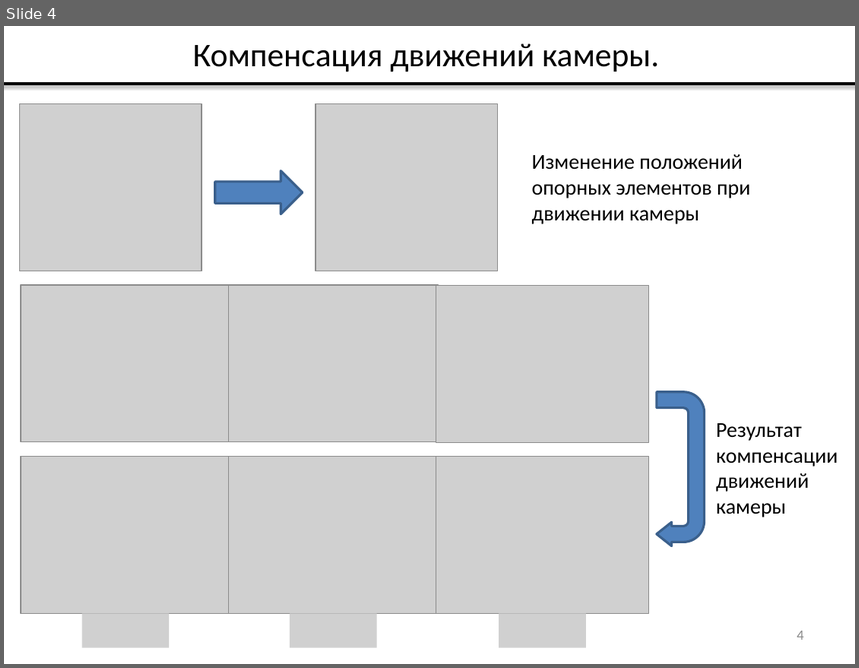
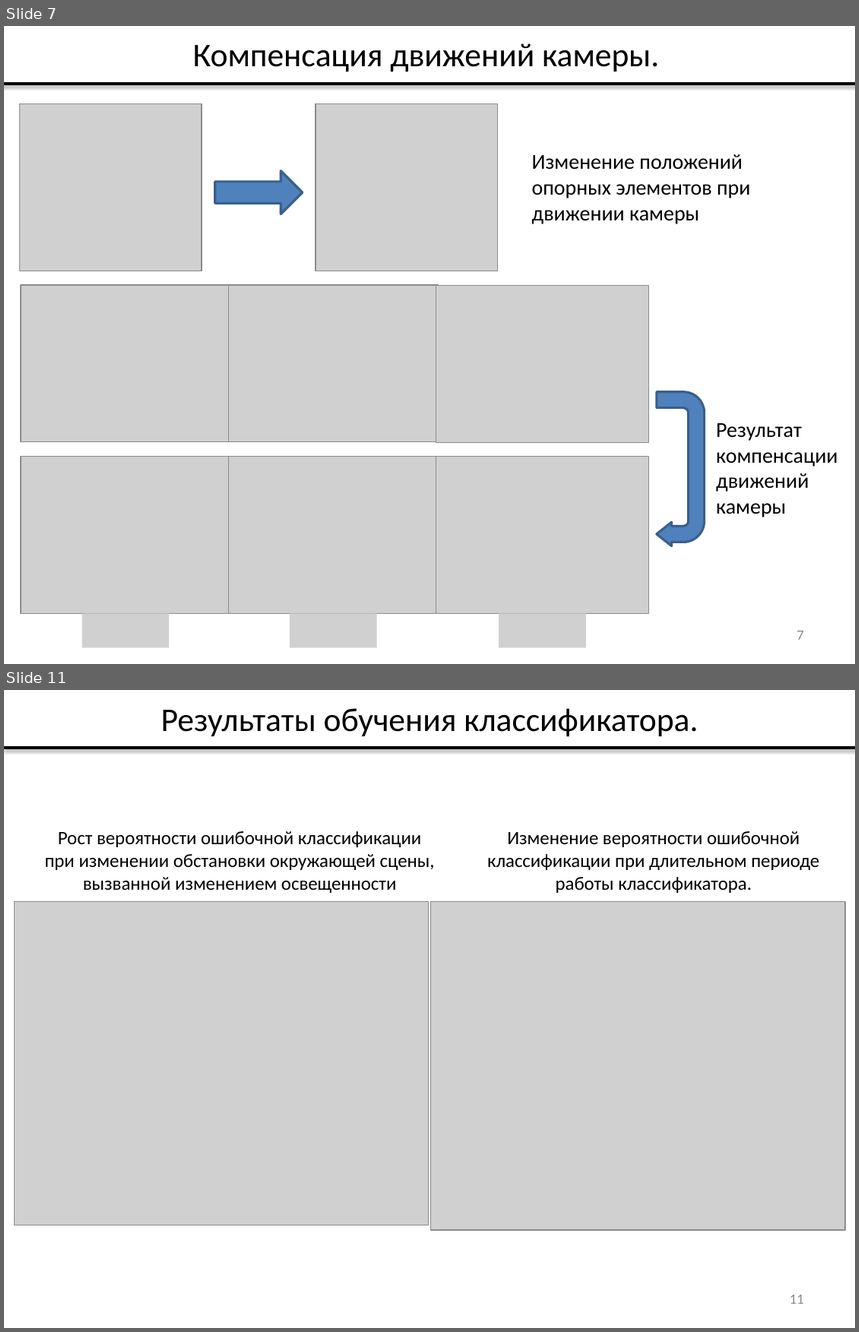
Before and after one commit to vladdimakov/cv2, a slide deck: ВКР/Презентация_Димаков_В.С._МП-40.pptx. Shown one above the other, each under a label of ours: slide 4 before the commit, slides 7 and 11 after it; the slides between them are not shown. The pictures are 859x668 and 859x1332 pixels, drawn with LibreOffice and Linux fonts; fonts in the diff are those of the drawing; grey boxes stand for pictures. Boxes give left, top, right and bottom in pixels: in the first picture for what was removed or moved away, otherwise in the second. Text is boxed around its words. In the diff, an @@ line names an element or a change of style, - is before the commit and + after.

```diff
--- a/ВКР/Презентация_Димаков_В.С._МП-40.pptx
+++ b/ВКР/Презентация_Димаков_В.С._МП-40.pptx
@@ slide 11 added at <box>4,690,855,1328</box>, background #FFFFFF @@
@@ title added at <box>161,708,698,736</box>, 28 pt, text #000000 @@
+Результаты обучения классификатора.
@@ line added from (4, 748) to (855, 748), #000000 2 pt @@
@@ group added at <box>14,831,845,1230</box>: 2 pictures, 2 texts @@
+Рост вероятности ошибочной классификации при изменении обстановки окружающей сцены, вызванной изменением освещенности
+Изменение вероятности ошибочной классификации при длительном периоде работы классификатора.
@@ page number added at <box>790,1295,804,1304</box>, 12 pt, text #898989 @@
+11
@@ what was slide 4 is now slide 7 @@
@@ page number at <box>797,631,804,640</box>: text changed @@
-4
+7
```
Also in this commit, not shown: 2 slides changed, 8 other slides added, 1 slide removed.
